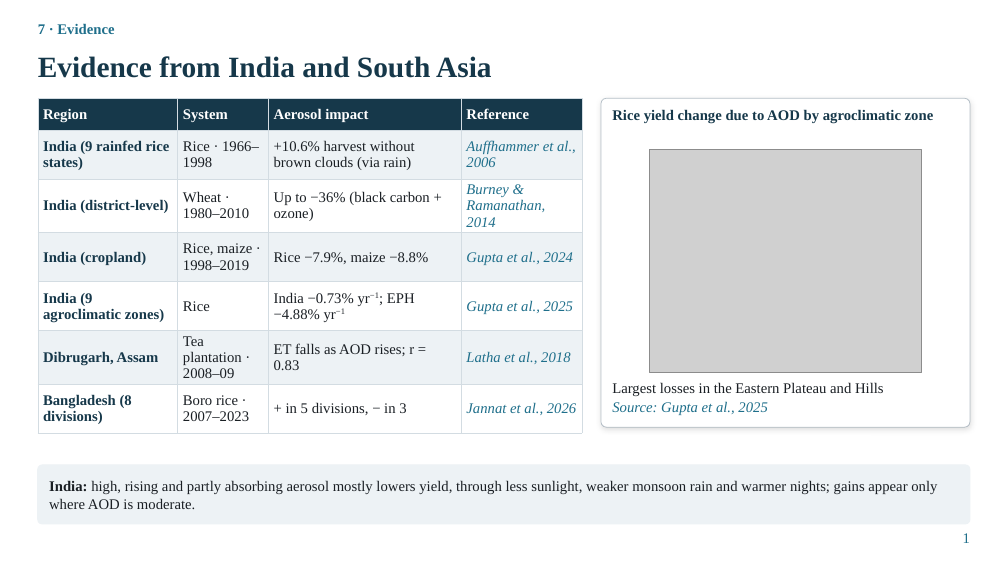
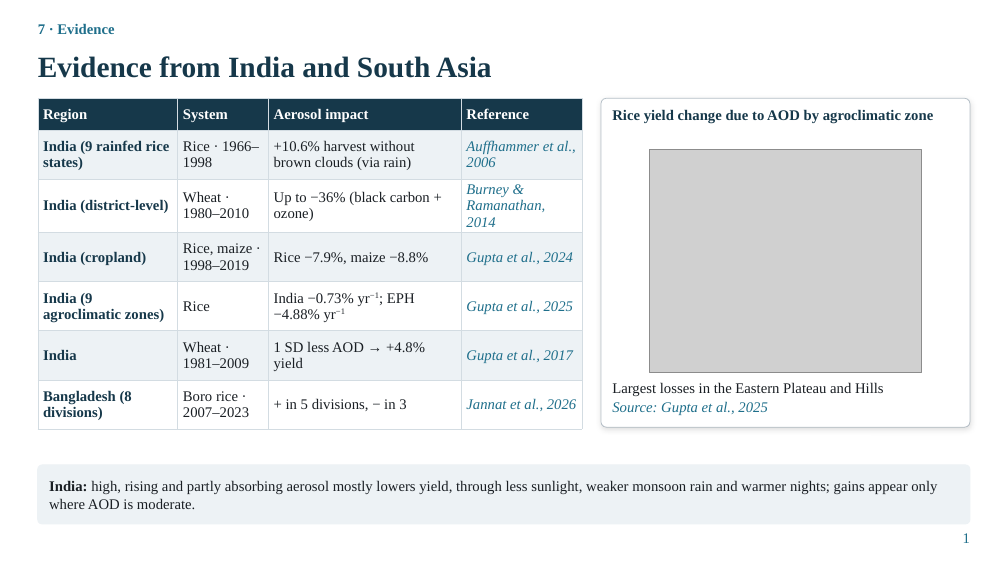
Before and after one commit to animesh270799-ctrl/meta, a slide deck: slide 1 of seminar/Evidence_India_South_Asia.pptx. Drawn at 1008x567 pixels with LibreOffice and Linux fonts; fonts in the diff are those of the drawing; grey boxes stand for pictures. Boxes give left, top, right and bottom in pixels: in the first picture for what was removed or moved away, otherwise in the second. Text is boxed around its words. In the diff, an @@ line names an element or a change of style, - is before the commit and + after.

```diff
--- a/seminar/Evidence_India_South_Asia.pptx
+++ b/seminar/Evidence_India_South_Asia.pptx
@@ table at (38,98,582,424) @@
-row 6: Dibrugarh, Assam | Tea plantation · 2008–09 | ET falls as AOD rises; r = 0.83 | Latha et al., 2018
+row 6: India | Wheat · 1981–2009 | 1 SD less AOD → +4.8% yield | Gupta et al., 2017
```
